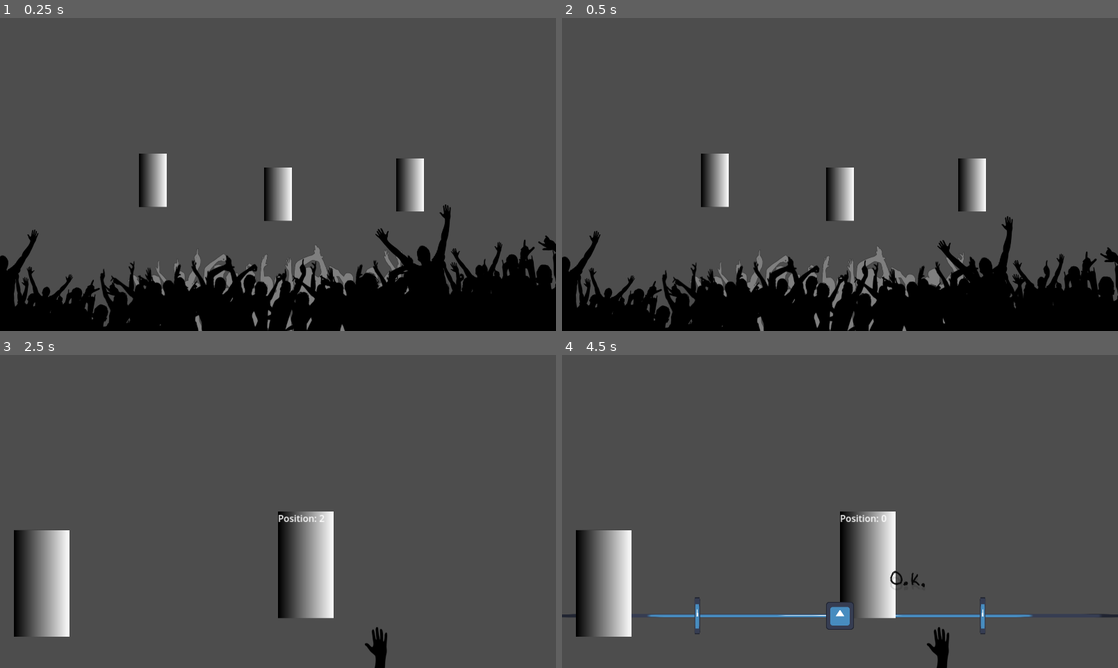
Above: before the commit, frames 1-4 (two rows, left to right).
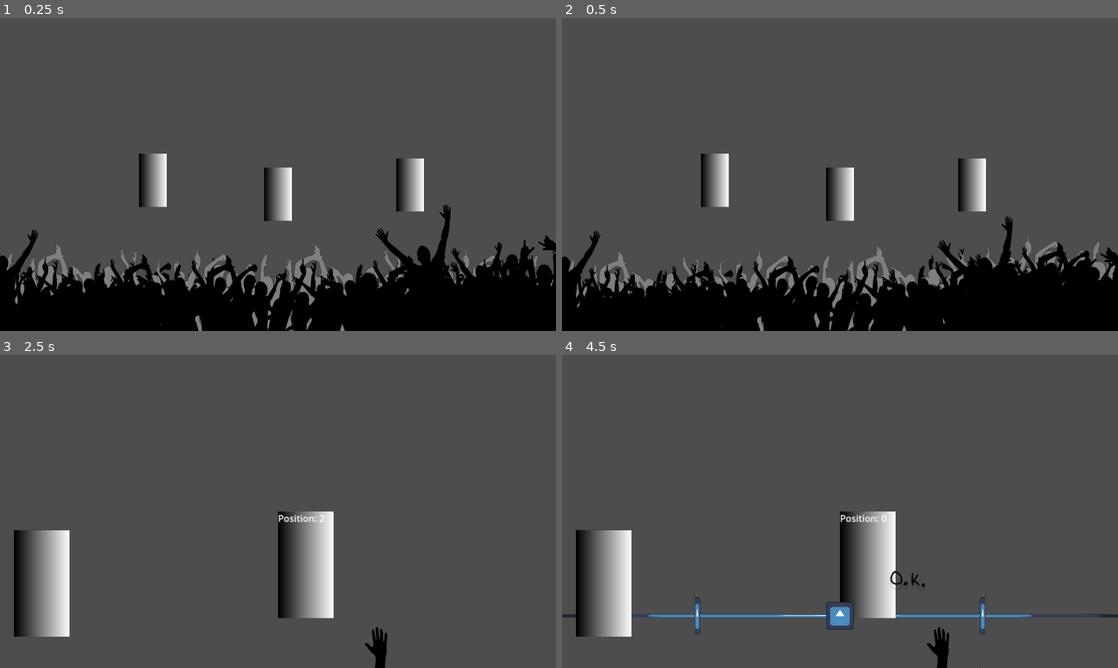
Above: after the commit, the same moments.

Repository: Quarticore/UntitledTomatoGame
Game: Godot game, scene res://scenes/main.tscn
Same seed, same stepped clock (60 frames per second), same inputs: the game is played once before the commit and once after it. The engine's default icon, where the game draws it, is replaced by a stand-in: a white triangle on a blue panel in a dark square. Sound files missing from this copy of the repository are replaced by a short silence.
Inputs (mouse positions are in pixels of both pictures, inside the frame that each line leads up to):
- Up to frame 1 (0.25 s): no input
- Up to frame 2 (0.5 s): no input
- Up to frame 3 (2.5 s): move the mouse to (150, 517) at 0.52 s; hold D (InputRight) 0.53-1.28 s; click (150, 517) at 0.6 s; move the mouse to (555, 592) at 1.27 s; hold A (InputLeft) 1.28-2.03 s; tap S (InputMiddle) at 1.35 s; click (555, 592) at 1.42 s; move the mouse to (305, 564) at 2.02 s; hold D (InputRight) from 2.03 s (still down); click (305, 564) at 2.1 s
- Up to frame 4 (4.5 s): move the mouse to (812, 574) at 2.77 s; tap S (InputMiddle) at 2.85, 4.35 s; click (812, 574) at 2.92 s; move the mouse to (1006, 558) at 3.52 s; release D (InputRight) at 3.53 s; hold A (InputLeft) from 3.53 s (still down); click (1006, 558) at 3.6 s; move the mouse to (673, 464) at 4.27 s

The runs differ from the first frame. In frame 1, 2.0% of the frame differs, in the area x 1-100%, y 72-99%; in frame 2, 2.8%, in the area x 1-100%, y 69-100%; in frame 3, less than 0.1%; in frame 4, less than 0.1%.

Commit message:
fix: MORE crowd

Diff:
--- a/scenes/crowd.tscn
+++ b/scenes/crowd.tscn
@@ -1,7 +1,83 @@
-[gd_scene load_steps=12 format=3 uid="uid://btk7vlupffffw"]
+[gd_scene load_steps=18 format=3 uid="uid://btk7vlupffffw"]
 
 [ext_resource type="Texture2D" uid="uid://bam41mre2e6dg" path="res://assets/images/crowd1.png" id="1_u04ay"]
 [ext_resource type="Texture2D" uid="uid://dfaem3gkjjvjq" path="res://assets/images/crowd2.png" id="2_r7bau"]
+
+[sub_resource type="Animation" id="Animation_ce7vh"]
+resource_name = "bounce4"
+length = 2.0
+loop_mode = 1
+tracks/0/type = "value"
+tracks/0/imported = false
+tracks/0/enabled = true
+tracks/0/path = NodePath(".:position")
+tracks/0/interp = 1
+tracks/0/loop_wrap = true
+tracks/0/keys = {
+"times": PackedFloat32Array(0, 0.0666667, 0.566667, 1.1, 1.16667, 1.66667),
+"transitions": PackedFloat32Array(1, 1, 1, 1, 1, 1),
+"update": 0,
+"values": [Vector2(136, 840), Vector2(136, 790), Vector2(136, 840), Vector2(136, 840), Vector2(136, 790), Vector2(136, 840)]
+}
+
+[sub_resource type="Animation" id="Animation_v5cjb"]
+length = 0.001
+tracks/0/type = "value"
+tracks/0/imported = false
+tracks/0/enabled = true
+tracks/0/path = NodePath(".:position")
+tracks/0/interp = 1
+tracks/0/loop_wrap = true
+tracks/0/keys = {
+"times": PackedFloat32Array(0),
+"transitions": PackedFloat32Array(1),
+"update": 0,
+"values": [Vector2(136, 840)]
+}
+
+[sub_resource type="AnimationLibrary" id="AnimationLibrary_n0wq0"]
+_data = {
+"RESET": SubResource("Animation_v5cjb"),
+"bounce4": SubResource("Animation_ce7vh")
+}
+
+[sub_resource type="Animation" id="Animation_50p15"]
+resource_name = "bounce5"
+length = 2.0
+loop_mode = 1
+tracks/0/type = "value"
+tracks/0/imported = false
+tracks/0/enabled = true
+tracks/0/path = NodePath(".:position")
+tracks/0/interp = 1
+tracks/0/loop_wrap = true
+tracks/0/keys = {
+"times": PackedFloat32Array(0.266667, 0.366667, 0.733333, 1.33333, 1.43333, 1.8),
+"transitions": PackedFloat32Array(1, 1, 1, 1, 1, 1),
+"update": 0,
+"values": [Vector2(1960, 816), Vector2(1960, 740), Vector2(1960, 816), Vector2(1960, 816), Vector2(1960, 740), Vector2(1960, 816)]
+}
+
+[sub_resource type="Animation" id="Animation_levpg"]
+length = 0.001
+tracks/0/type = "value"
+tracks/0/imported = false
+tracks/0/enabled = true
+tracks/0/path = NodePath(".:position")
+tracks/0/interp = 1
+tracks/0/loop_wrap = true
+tracks/0/keys = {
+"times": PackedFloat32Array(0),
+"transitions": PackedFloat32Array(1),
+"update": 0,
+"values": [Vector2(1960, 816)]
+}
+
+[sub_resource type="AnimationLibrary" id="AnimationLibrary_hnnjb"]
+_data = {
+"RESET": SubResource("Animation_levpg"),
+"bounce5": SubResource("Animation_50p15")
+}
 
 [sub_resource type="Animation" id="Animation_rkjo3"]
 resource_name = "bounce"
@@ -118,6 +194,28 @@
 }
 
 [node name="Crowd" type="Node2D"]
+
+[node name="Crowd4" type="Sprite2D" parent="."]
+position = Vector2(136, 840)
+scale = Vector2(1.31667, 1.68)
+texture = ExtResource("1_u04ay")
+
+[node name="AnimationPlayer" type="AnimationPlayer" parent="Crowd4"]
+libraries = {
+"": SubResource("AnimationLibrary_n0wq0")
+}
+autoplay = "bounce4"
+
+[node name="Crowd5" type="Sprite2D" parent="."]
+position = Vector2(1960, 816)
+scale = Vector2(1.45833, 1.62)
+texture = ExtResource("1_u04ay")
+
+[node name="AnimationPlayer" type="AnimationPlayer" parent="Crowd5"]
+libraries = {
+"": SubResource("AnimationLibrary_hnnjb")
+}
+autoplay = "bounce5"
 
 [node name="Crowd1" type="Sprite2D" parent="."]
 position = Vector2(1024, 816)
